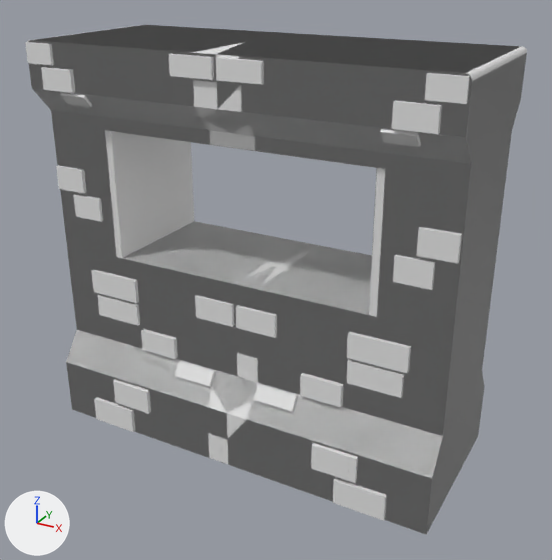
The Blender file Env_Wall_Windowed_A.blend as it was, and as the next commit left it.
Before and after are seen from a 50 mm lens placed at (6.58, -11.69, 9.09), pointed at (0.22, -0.11, 3.3). The lights are fixed; the arrows at lower left show +X, +Y and +Z. The picture after the commit comes second.
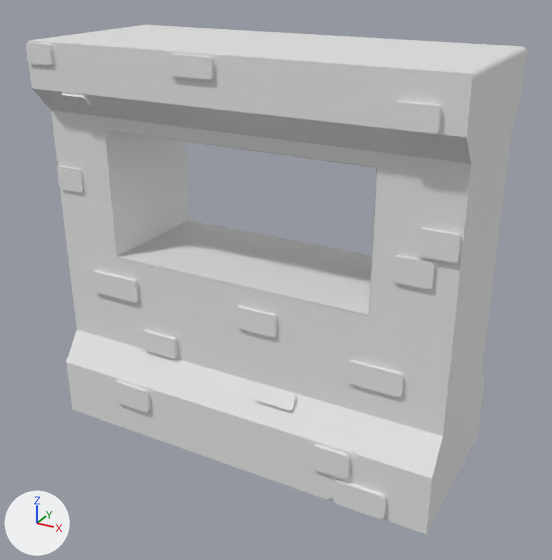
Location of each change, (x1, y1, x2, y2) in pixels of the pictures (552 x 560 px):
'Cube', reshaped, modifiers changed: before (25, 25, 527, 534); after (26, 25, 527, 534)
part 1 of me_cube, cut back: before (79, 249, 433, 526); after (79, 249, 430, 528)
part 2 of me_cube, cut back: before (25, 25, 527, 295); after (26, 25, 177, 222)
part 3 of me_cube, cut back: before (56, 166, 461, 324); after (369, 217, 464, 334)
part 4 of me_cube, cut back: before (189, 33, 332, 112); after (146, 31, 332, 112)
part 5 of me_cube, cut back: before (41, 42, 444, 140); after (369, 66, 472, 151)

Edits to the bpy script that builds the scene:
```text
Change me_cube:
    used by ob_cube; location = (0.0, 0.0, 3.76); scale = (3.93, 1.61, 3.79)
    remove me_cube.from_pydata(...)  # 664 vertices, 605 faces; spans x -1.0..1.0, y -1.05..0.75, z -1.0..1.0
    add me_cube.from_pydata(...)  # 1680 vertices, 1281 faces; spans x -1.0..1.0, y -1.05..0.75, z -1.0..1.0
    me_cube part 1: 24 vertices moved within x -0.54..0.81, y -1.05..-0.75, z -0.99..-0.26; 47 vertices removed from x -0.84..0.82, y -1.05..-0.75, z -1.0..-0.14; 591 vertices added at x -0.85..0.84, y -1.05..-0.75, z -1.0..-0.13
    me_cube part 2: 14 vertices moved within x -1.0..-0.68, y -1.03..-0.75, z 0.27..0.99; 11 vertices removed from x -1.0..-0.69, y -1.03..-0.75, z 0.26..1.0; 224 vertices added at x -1.0..-0.67, y -1.03..-0.74, z 0.25..1.0
    me_cube part 3: 3 vertices moved within x 0.74..0.9, y -0.75, z 0.14..0.25; 8 vertices removed from x 0.73..0.99, y -0.79..-0.75, z 0.13..0.39; 131 vertices added at x 0.72..1.0, y -0.79..-0.75, z 0.11..0.39
    me_cube part 4: 6 vertices removed from x -0.01..0.0, y -1.04..-1.0, z 0.89..1.0; 74 vertices added at x -0.23..0.01, y -1.04..-0.99, z 0.88..1.0
    me_cube part 5: 1 vertex moved within x 0.91, y -1.0, z 0.79; 5 vertices removed from x 0.73..0.91, y -1.05..-1.0, z 0.78..0.89; 73 vertices added at x 0.72..0.92, y -1.05..-0.99, z 0.78..0.9
Change ob_cube:
    where _m = ob_cube.modifiers.new('Mirror', 'MIRROR')
    _m.use_axis: (True, True, False) -> (False, True, False)
    where _m = ob_cube.modifiers.new('Bevel', 'BEVEL')
    remove _m.segments = 2
```
